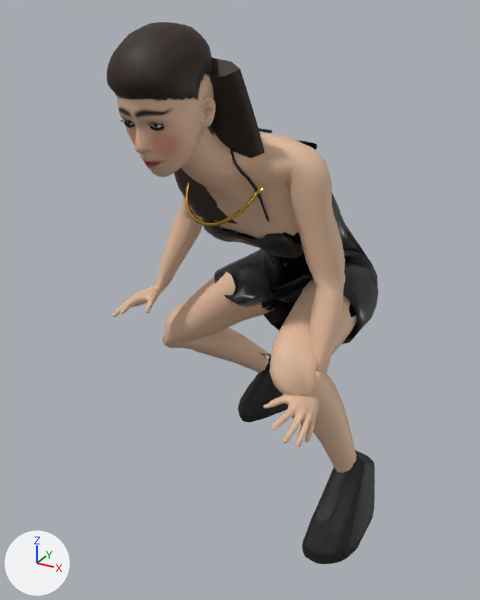
What one commit did to the glTF model characters/exports/night_jess.glb.
Rendered twice from a 50 mm camera at (0.559, -1.291, 1.082) aimed at (-0.1, -0.093, 0.484). The lights are fixed; the arrows at lower left show +X, +Y and +Z. The older version comes first. Both versions are drawn at frame 0 of the action 'jump'; the numbers are the values there. Vertices at exactly the same position are counted once.

In view in the first picture: 'boot_l.001', 'boot_r.001', 'dress.001', 'dress_skirt.001', 'hair.001', 'longhair.001', 'night_jess_body_dressed' and 3 more.
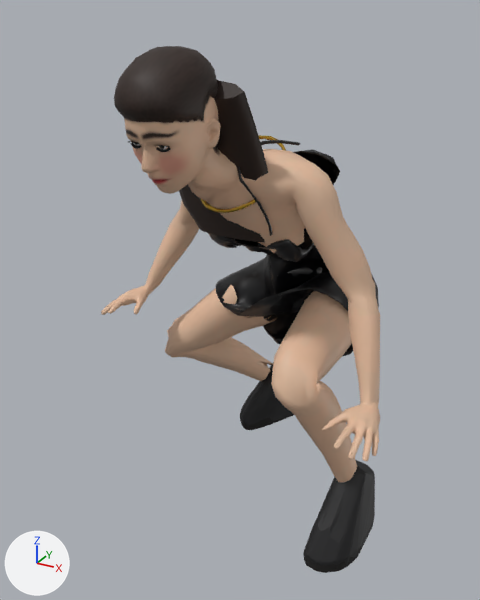
Pixel boxes (x1, y1, x2, y2) of what changed, in the pictures (480 x 600 px; the box of a moved part takes in the faces that stretch with it):
'night_jess_body_dressed', reshaped (14% wider)
    before: (112, 73, 357, 473)
    after: (101, 96, 380, 482)
'hair.001', reshaped
    before: (107, 22, 213, 130)
    after: (114, 46, 218, 150)
'dress_skirt.001', reshaped
    before: (214, 232, 378, 344)
    after: (216, 245, 378, 356)
'longhair.001', moved
    before: (174, 58, 265, 224)
    after: (179, 80, 268, 243)
'boot_l.001', moved
    before: (302, 450, 375, 564)
    after: (303, 460, 375, 573)
'dress.001', reshaped
    before: (201, 140, 379, 310)
    after: (208, 150, 379, 313)
'boot_r.001', moved
    before: (238, 356, 288, 422)
    after: (240, 362, 294, 430)
part 7 of me_night_jess_body_011, moved or reshaped
    before: (162, 272, 276, 373)
    after: (165, 285, 277, 382)
part 8 of me_night_jess_body_011, moved or reshaped
    before: (269, 279, 357, 473)
    after: (271, 291, 357, 482)
part 9 of me_night_jess_body_011, moved or reshaped
    before: (112, 73, 346, 447)
    after: (101, 96, 380, 461)

Patch to the scene script:
```diff
--- a/characters/exports/night_jess.glb.py
+++ b/characters/exports/night_jess.glb.py
@@ me_sneaker_002 @@
-me_sneaker_002.from_pydata(...)  # 402 vertices, 800 faces; spans x 0.139..0.249, y -0.267..-0.054, z -0.011..0.19
+me_sneaker_002.from_pydata(...)  # 402 vertices, 800 faces; spans x 0.138..0.249, y -0.257..-0.045, z -0.044..0.157
+# me_sneaker_002 part 1: the whole mesh is moved by (0.0, 0.01, -0.033)
 me_sneaker_002.materials.append(mat_boot_141416)
@@ me_sneaker_003 @@
-me_sneaker_003.from_pydata(...)  # 402 vertices, 800 faces; spans x -0.242..-0.084, y 0.112..0.306, z 0.001..0.202
+me_sneaker_003.from_pydata(...)  # 402 vertices, 800 faces; spans x -0.242..-0.084, y 0.122..0.316, z -0.032..0.169
+# me_sneaker_003 part 2: the whole mesh is moved by (0.0, 0.01, -0.033)
 me_sneaker_003.materials.append(mat_boot_141416)
@@ me_night_jess_body_010 @@
-me_night_jess_body_010.from_pydata(...)  # 1000 vertices, 2000 faces; spans x -0.186..0.162, y -0.186..0.2, z 0.431..0.853
+me_night_jess_body_010.from_pydata(...)  # 1000 vertices, 2000 faces; spans x -0.181..0.162, y -0.17..0.213, z 0.397..0.832
+# me_night_jess_body_010 part 3: 1000 of 1000 vertices moved; they spanned x -0.186..0.162, y -0.186..0.2, z 0.431..0.853 and now span x -0.181..0.162, y -0.17..0.213, z 0.397..0.832; mean shift (0.001, 0.013, -0.025)
 me_night_jess_body_010.materials.append(mat_cloth_dress_0d0d10)
@@ me_dress_skirt_001 @@
-me_dress_skirt_001.from_pydata(...)  # 450 vertices, 900 faces; spans x -0.251..0.173, y -0.093..0.203, z 0.335..0.611
+me_dress_skirt_001.from_pydata(...)  # 450 vertices, 900 faces; spans x -0.252..0.173, y -0.085..0.215, z 0.293..0.586
+# me_dress_skirt_001 part 4: 450 of 450 vertices moved; they spanned x -0.251..0.173, y -0.093..0.203, z 0.335..0.611 and now span x -0.252..0.173, y -0.085..0.215, z 0.293..0.586; mean shift (0.0, 0.01, -0.03)
 me_dress_skirt_001.materials.append(mat_cloth_dress_0d0d10)
@@ me_night_jess_body_007 @@
-me_night_jess_body_007.from_pydata(...)  # 901 vertices, 1798 faces; spans x -0.176..-0.027, y -0.447..-0.25, z 0.887..1.062
+me_night_jess_body_007.from_pydata(...)  # 901 vertices, 1798 faces; spans x -0.176..-0.026, y -0.434..-0.236, z 0.851..1.026
+# me_night_jess_body_007 part 5: 901 of 901 vertices moved; they spanned x -0.176..-0.027, y -0.447..-0.25, z 0.887..1.062 and now span x -0.176..-0.026, y -0.434..-0.236, z 0.851..1.026; mean shift (0.001, 0.014, -0.036)
 me_night_jess_body_007.materials.append(mat_hairbaked_long_2a1a12)
@@ me_ponytail_001 @@
-me_ponytail_001.from_pydata(...)  # 250 vertices, 496 faces; spans x -0.214..0.026, y -0.315..-0.151, z 0.688..1.009
+me_ponytail_001.from_pydata(...)  # 250 vertices, 496 faces; spans x -0.214..0.027, y -0.302..-0.137, z 0.652..0.973
+# me_ponytail_001 part 6: the whole mesh is moved by (0.001, 0.014, -0.036)
 me_ponytail_001.materials.append(mat_ponytail_2a1a12)
@@ me_night_jess_body_011 @@
-me_night_jess_body_011.from_pydata(...)  # 3703 vertices, 7266 faces; spans x -0.399..0.213, y -0.433..0.241, z 0.115..1.046
+me_night_jess_body_011.from_pydata(...)  # 3703 vertices, 7266 faces; spans x -0.446..0.301, y -0.419..0.251, z 0.082..1.01
+# me_night_jess_body_011 part 7: the loose piece of 279 vertices spanning x -0.389..-0.098, y -0.046..0.241, z 0.115..0.499 is moved by (0.0, 0.01, -0.033)
+# me_night_jess_body_011 part 8: the loose piece of 279 vertices spanning x 0.014..0.213, y -0.305..0.017, z 0.139..0.57 is moved by (0.0, 0.01, -0.033)
+# me_night_jess_body_011 part 9: 3145 of 3703 vertices moved; they spanned x -0.399..0.178, y -0.433..0.026, z 0.346..1.046 and now span x -0.446..0.301, y -0.419..0.039, z 0.351..1.01; mean shift (0.014, 0.015, -0.024); largest move (0.174, -0.333, 0.346) -> (0.299, -0.319, 0.351)
 me_night_jess_body_011.materials.append(mat_skin_night_jess_body)
```
